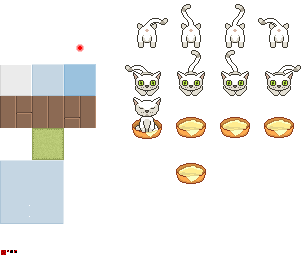
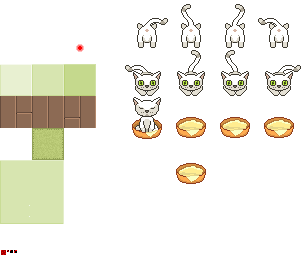
Layered file, before and after one edit (301 x 256). Changes by layer:
painted on "Layer 12" over (0, 64, 96, 224)
